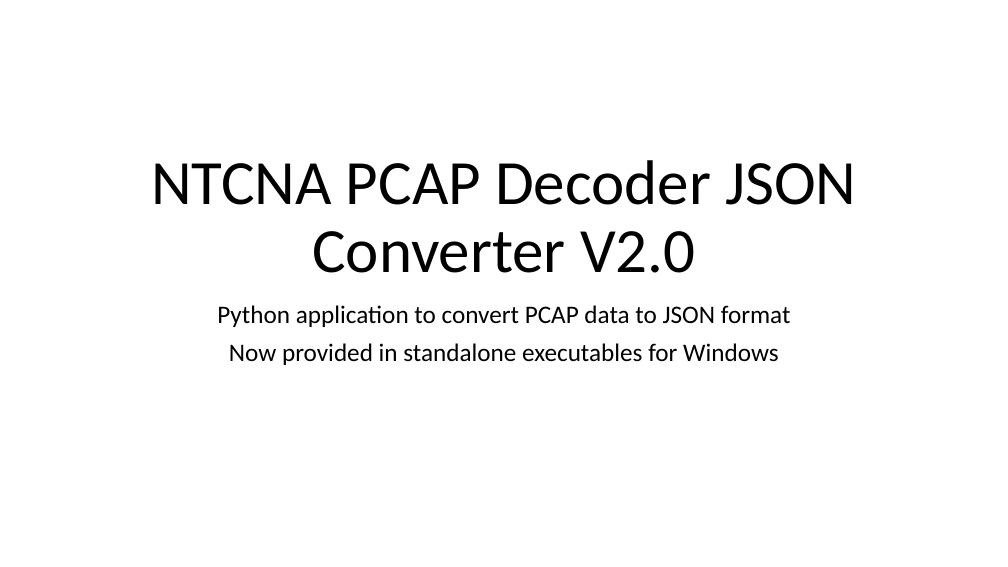
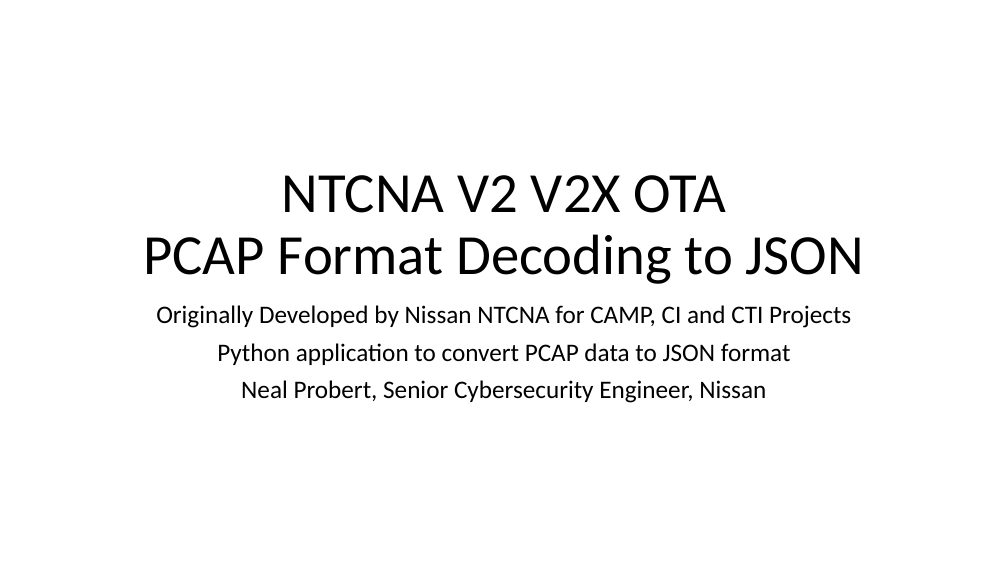
Before and after one commit to nprobert/j2735_tools, a slide deck: slide 1 of docs/NTCNA PCAP Decoder JSON Converter.pptx. Drawn at 1008x567 pixels with LibreOffice and Linux fonts; fonts in the diff are those of the drawing. Boxes give left, top, right and bottom in pixels: in the first picture for what was removed or moved away, otherwise in the second. Text is boxed around its words. In the diff, an @@ line names an element or a change of style, - is before the commit and + after.

```diff
--- a/docs/NTCNA PCAP Decoder JSON Converter.pptx
+++ b/docs/NTCNA PCAP Decoder JSON Converter.pptx
@@ title at [143, 175, 864, 284]: text changed; size 60 to 54 pt @@
-NTCNA PCAP Decoder JSON Converter V2.0
+NTCNA V2 V2X OTA
+PCAP Format Decoding to JSON
@@ subtitle at [156, 305, 851, 328]: paragraph added @@
+Originally Developed by Nissan NTCNA for CAMP, CI and CTI Projects
@@ subtitle at [241, 380, 766, 403]: text changed @@
-Now provided in standalone executables for Windows
+Neal Probert, Senior Cybersecurity Engineer, Nissan
```
Also in this commit, not shown: 12 other slides changed, 2 slides added.
